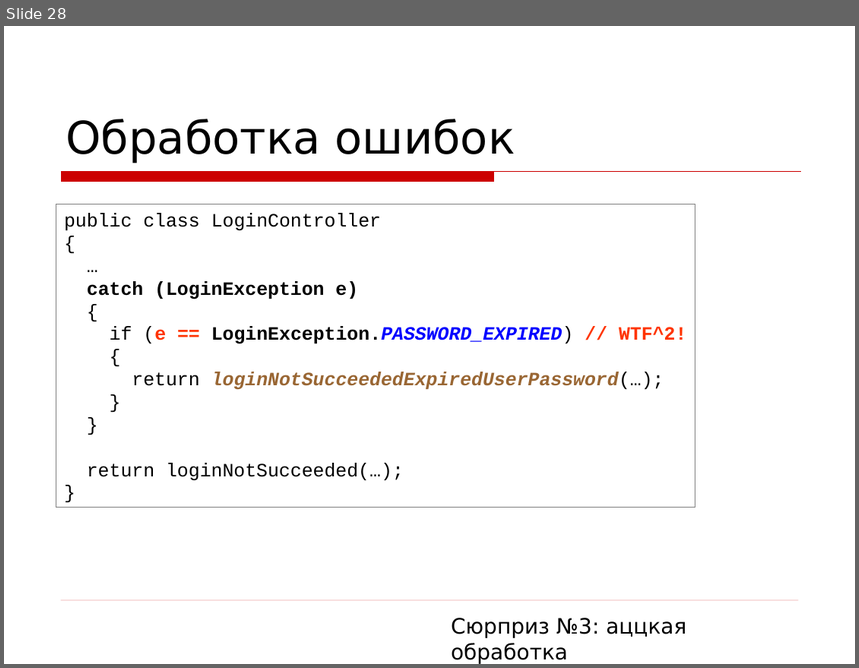
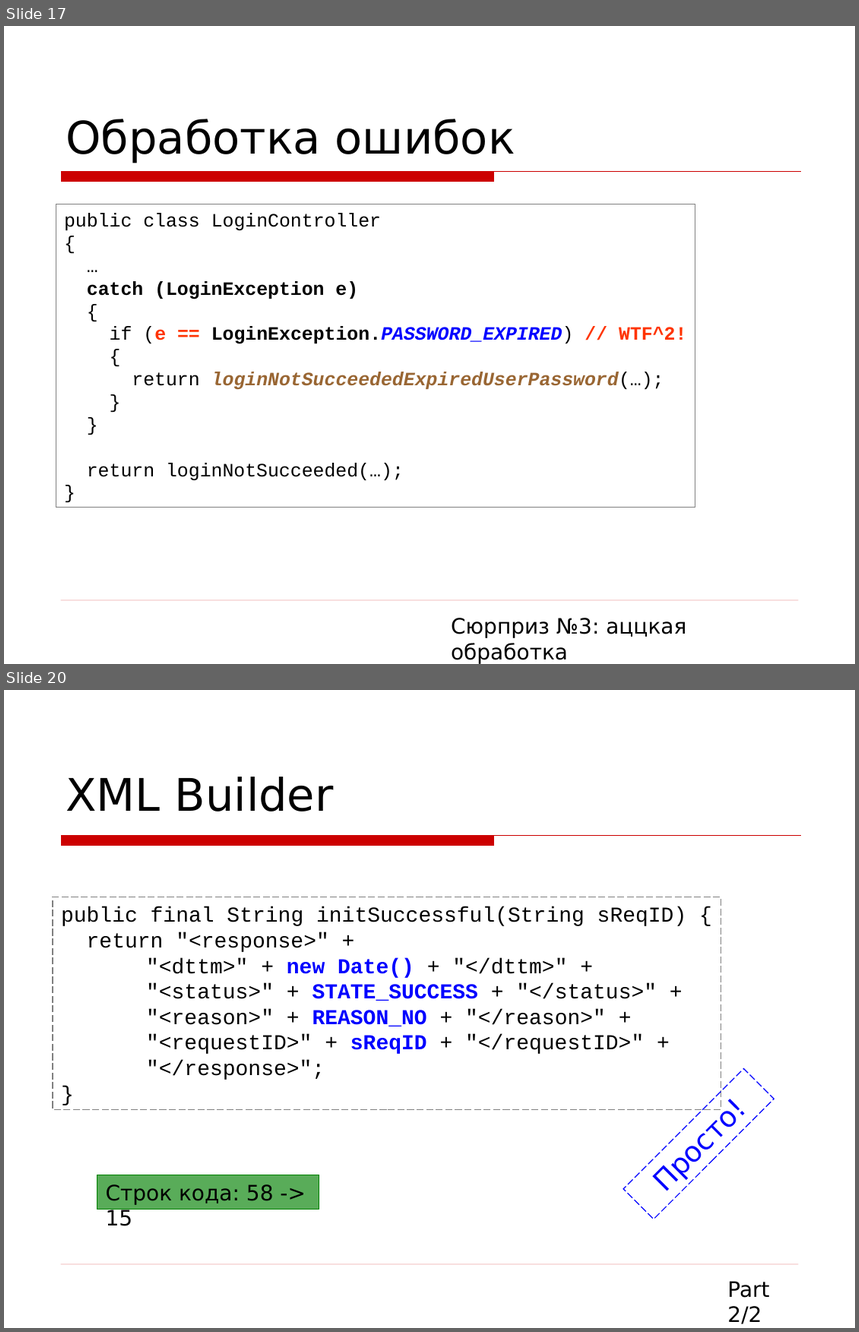
Before and after one commit to asolntsev/presentations, a slide deck: wtf-code/WTF_code.jug-lv.ru.ppt. Shown one above the other, each under a label of ours: slide 28 before the commit, slides 17 and 20 after it; the slides between them are not shown. The pictures are 859x668 and 859x1332 pixels, drawn with LibreOffice and Linux fonts; fonts in the diff are those of the drawing; background and template pictures are left out. Boxes give left, top, right and bottom in pixels: in the first picture for what was removed or moved away, otherwise in the second. Text is boxed around its words. In the diff, an @@ line names an element or a change of style, - is before the commit and + after.

```diff
--- a/wtf-code/WTF_code.jug-lv.ru.ppt
+++ b/wtf-code/WTF_code.jug-lv.ru.ppt
@@ slide 20 added at (4, 690, 855, 1328), background picture (left out); not listed: 2 template elements that a slide beside it also shows @@
@@ title added at (66, 777, 334, 812), 38 pt, text #000000 @@
+XML Builder
@@ rectangle added at (53, 897, 721, 1110), fill #FFFFFF, outline #808080 0.74 pt dashed, 18 pt, text #000000 @@
+public final String initSuccessful(String sReqID) {
+return "<response>" +
+"<dttm>" + new Date() + "</dttm>" +
+"<status>" + STATE_SUCCESS + "</status>" +
+"<reason>" + REASON_NO + "</reason>" +
+"<requestID>" + sReqID + "</requestID>" +
+"</response>";
+}
@@ rectangle added at (623, 1068, 774, 1219), outline #0000FF 0.74 pt dashed, 24 pt, text #0000FF @@
+Просто!
@@ rectangle added at (97, 1175, 318, 1209), fill #008000 at 65% opacity, outline #008000 0.74 pt, 18 pt, text #000000 @@
+Строк кода: 58 -> 15
@@ text added at (728, 1281, 769, 1325), 18 pt, text #000000 @@
+Part 2/2
@@ what was slide 28 is now slide 17 @@
```
Also in this commit, not shown: 8 slides changed, 5 other slides added, 5 slides removed, 1 other file.
